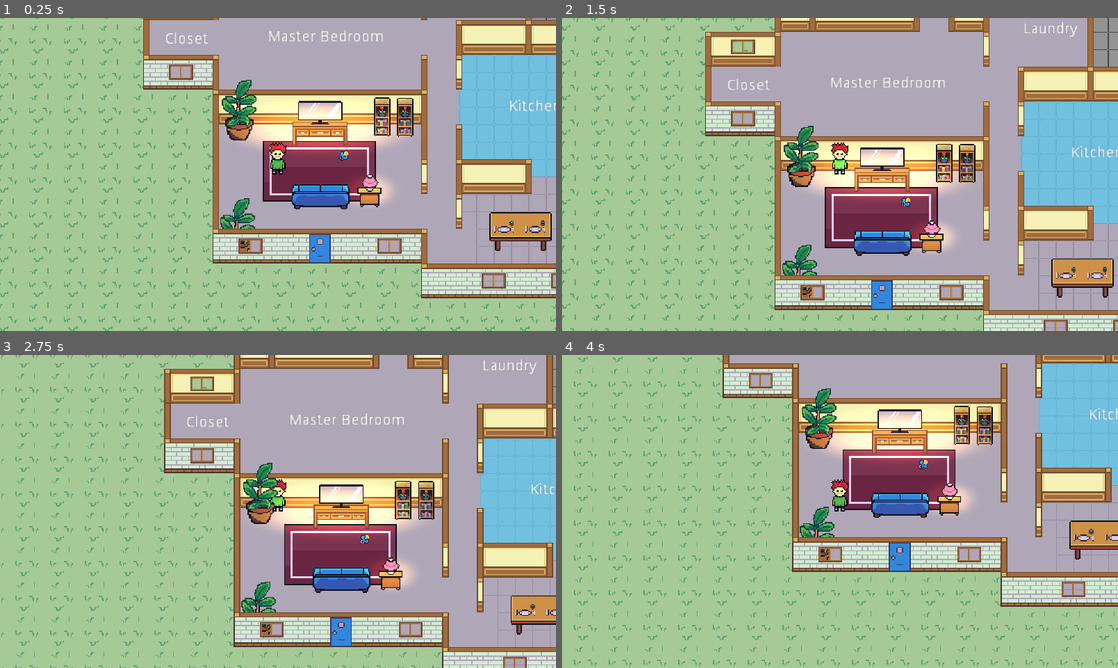
Above: before the commit, frames 1-4 (two rows, left to right).
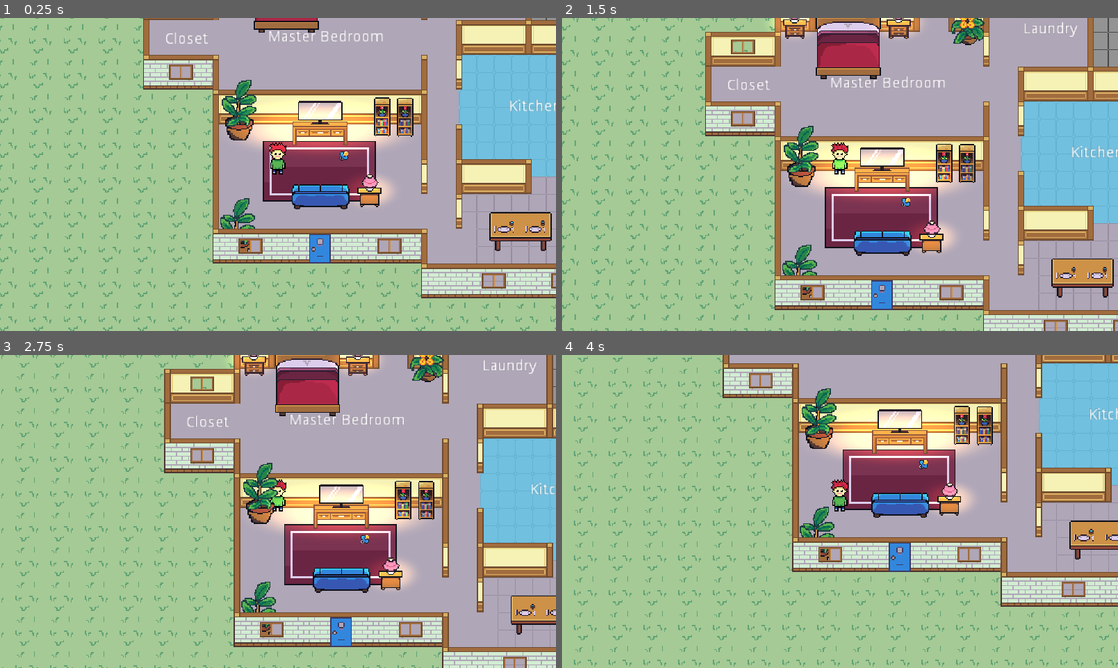
Above: after the commit, the same moments.

Repository: kevinms/godot-wild-jam-24
Game: Godot game, scene res://HouseV2.tscn
The game is run twice, just before and just after one commit, with the same random seed, the same clock (stepped at 60 frames per second) and the same inputs. This scene is started directly instead of the project's main scene.
Inputs:
- Up to frame 1 (0.25 s): no input
- Up to frame 2 (1.5 s): tap Enter at 0.5 s; hold Up (ui_up) from 0.53 s (still down); tap Space at 1.25 s
- Up to frame 3 (2.75 s): tap Enter at 2 s; release Up (ui_up) at 2.03 s; hold Left (ui_left) from 2.03 s (still down)
- Up to frame 4 (4 s): tap Space at 2.75 s; tap Enter at 3.5 s; release Left (ui_left) at 3.53 s; hold Down (ui_down) from 3.53 s (still down)

The runs differ from the first frame. In frame 1, 0.5% of the frame differs, in the area x 45-58%, y 0-5%; in frame 2, 3.3%; in frame 3, 3.3%, in the area x 41-80%, y 0-20%; in frame 4, nothing differs.

Commit message:
More furniture.

Diff:
--- /dev/null
+++ b/Furniture/BedLarge.tscn
@@ -0,0 +1,33 @@
+[gd_scene load_steps=4 format=2]
+
+[ext_resource path="res://Furniture/Assets/bed-large.png" type="Texture" id=1]
+
+[sub_resource type="CapsuleShape2D" id=2]
+radius = 6.875
+height = 47.5
+
+[sub_resource type="RectangleShape2D" id=3]
+extents = Vector2( 29.125, 26.125 )
+
+[node name="Node2D" type="StaticBody2D"]
+
+[node name="bed-large" type="Sprite" parent="."]
+position = Vector2( -0.125, -30 )
+texture = ExtResource( 1 )
+
+[node name="CollisionShape2D2" type="CollisionShape2D" parent="."]
+visible = false
+position = Vector2( -0.25, -52.25 )
+rotation = 1.5708
+shape = SubResource( 2 )
+
+[node name="CollisionShape2D3" type="CollisionShape2D" parent="."]
+visible = false
+position = Vector2( -0.25, -5.625 )
+rotation = 1.5708
+shape = SubResource( 2 )
+
+[node name="CollisionShape2D" type="CollisionShape2D" parent="."]
+visible = false
+position = Vector2( -0.5, -28.625 )
+shape = SubResource( 3 )
--- /dev/null
+++ b/Furniture/PlantSmall.tscn
@@ -0,0 +1,19 @@
+[gd_scene load_steps=3 format=2]
+
+[ext_resource path="res://Furniture/Assets/plant-small.png" type="Texture" id=1]
+
+[sub_resource type="CapsuleShape2D" id=1]
+radius = 5.11103
+height = 20.0882
+
+[node name="PlantSmall" type="StaticBody2D"]
+
+[node name="plant-small" type="Sprite" parent="."]
+position = Vector2( 0.561874, -15.5449 )
+texture = ExtResource( 1 )
+
+[node name="CollisionShape2D" type="CollisionShape2D" parent="."]
+visible = false
+position = Vector2( 0, -5.61864 )
+rotation = 1.5708
+shape = SubResource( 1 )
--- /dev/null
+++ b/Furniture/TableSmallFront.tscn
@@ -0,0 +1,19 @@
+[gd_scene load_steps=3 format=2]
+
+[ext_resource path="res://Furniture/Assets/table-small-front.png" type="Texture" id=1]
+
+[sub_resource type="CapsuleShape2D" id=1]
+radius = 3.30617
+height = 14.4616
+
+[node name="TableSmallFront" type="StaticBody2D"]
+
+[node name="table-small-front" type="Sprite" parent="."]
+position = Vector2( 0.078743, -14.7253 )
+texture = ExtResource( 1 )
+
+[node name="CollisionShape2D" type="CollisionShape2D" parent="."]
+visible = false
+position = Vector2( 3.8147e-06, -3.46478 )
+rotation = 1.5708
+shape = SubResource( 1 )
--- a/HouseV2.tscn
+++ b/HouseV2.tscn
@@ -15,6 +15,9 @@
 [ext_resource path="res://Furniture/bookshelf_flower.tscn" type="PackedScene" id=13]
 [ext_resource path="res://Furniture/Pacifier.tscn" type="PackedScene" id=14]
 [ext_resource path="res://Furniture/Crib.tscn" type="PackedScene" id=15]
+[ext_resource path="res://Furniture/BedLarge.tscn" type="PackedScene" id=16]
+[ext_resource path="res://Furniture/TableSmallFront.tscn" type="PackedScene" id=17]
+[ext_resource path="res://Furniture/PlantSmall.tscn" type="PackedScene" id=18]
 
 [sub_resource type="TileSet" id=1]
 0/name = "floor-tiles-v2.png 0"
@@ -441,6 +444,27 @@
 [node name="crib" parent="YSort" instance=ExtResource( 15 )]
 position = Vector2( 434.588, -147.022 )
 
+[node name="Node2D" parent="YSort" instance=ExtResource( 16 )]
+position = Vector2( 145.212, 10.8169 )
+
+[node name="PlantSmall" parent="YSort" instance=ExtResource( 18 )]
+position = Vector2( 255.025, -20.0661 )
+
+[node name="PlantSmall2" parent="YSort" instance=ExtResource( 18 )]
+position = Vector2( 293.752, -143.08 )
+
+[node name="TableSmallFront" parent="YSort" instance=ExtResource( 17 )]
+position = Vector2( 191.304, -25.3761 )
+
+[node name="Lamp" parent="YSort/TableSmallFront" instance=ExtResource( 9 )]
+position = Vector2( 0, -14.4212 )
+
+[node name="TableSmallFront2" parent="YSort" instance=ExtResource( 17 )]
+position = Vector2( 95.7871, -25.5634 )
+
+[node name="Lamp2" parent="YSort/TableSmallFront2" instance=ExtResource( 9 )]
+position = Vector2( -0.374573, -14.0466 )
+
 [node name="Label" type="Label" parent="."]
 margin_left = 127.542
 margin_top = 8.62175
Binary file added: Furniture/Assets/bed-large.png
Not shown, added: Furniture/Assets/bed-large.png.import
Binary file added: Furniture/Assets/plant-small.png
Not shown, added: Furniture/Assets/plant-small.png.import
Binary file added: Furniture/Assets/table-small-front.png
Not shown, added: Furniture/Assets/table-small-front.png.import
Not shown: 1 places in HouseV2.tscn that only renumber resources
Not shown, added: Furniture/Assets/bed-large.xcf
Not shown, added: Furniture/Assets/plant-small.xcf
Not shown, added: Furniture/Assets/table-small-front.xcf
